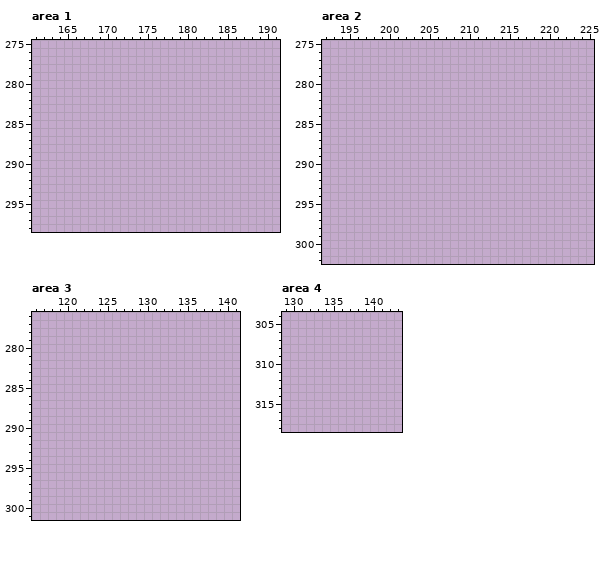
File history of a pixel-art file, assets/spritesheet.aseprite. That is the earlier state.
800x400 pixels, 1 frame. Colours within 5 levels of each other are drawn and written as one. Shown: area 1: x 161..191, y 275..298; area 2: x 192..225, y 275..302; area 3: x 116..141, y 276..301; area 4: x 129..143, y 304..318. The commit also changed other parts of the picture, which this record leaves out.
Now the later version:
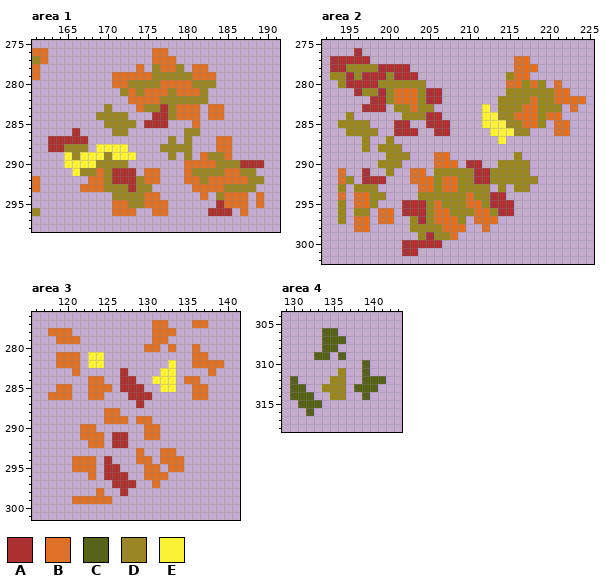
Palette (. is transparent): A #ac3232  B #df7126  C #58631a  D #9a8622  E #fbf236
From old to new:
--- area 1, layer "Layer 6"
@@ x 161..191 @@
 275 ...............................
-276 ...............................
-277 ...............................
-278 ...............................
-279 ...............................
-280 ...............................
-281 ...............................
-282 ...............................
-283 ...............................
-284 ...............................
-285 ...............................
-286 ...............................
-287 ...............................
-288 ...............................
-289 ...............................
-290 ...............................
-291 ...............................
-292 ...............................
-293 ...............................
-294 ...............................
-295 ...............................
-296 ...............................
+276 BB.............BB..............
+277 DB.............BBB.............
+278 B............B.DBBD.BB.........
+279 B.........BBBBBDDDDDBBB........
+280 ..........BBDDDDBBBBDDD........
+281 ...........DBDBBBDBBBD.........
+282 ............BBBBDDDDDD.........
+283 .........D...BDDADBBB.BB.......
+284 ........DDDD...AADBBB.BB.......
+285 .........DDDD.AAA...B..........
+286 .....A....DD.......DD..........
+287 ..AAAAA..........D.D...BB......
+288 ..AADDD.EEEE....DDDD...BB......
+289 ....EDEEEDEEE....D.D.BDDB......
+290 ....EEEEDDDD.......BBBBDDDAAA..
+291 .....EDDBDAAA.BB...BDDDDBBDD...
+292 B......BBDAAADBB...BBDBBBBBDD..
+293 B.....BBBDDDADD.....BBBBDDDD...
+294 ..........DDDDBB.....B.DBBB.B..
+295 ..........BBDDBBB......ABBB.B..
+296 D.........BBB..BB.....AAA.B....
 297 ...............................
--- area 2, layer "Layer 6"
@@ x 192..225 @@
 275 ..................................
-276 ..................................
-277 ..................................
-278 ..................................
-279 ..................................
-280 ..................................
-281 ..................................
-282 ..................................
-283 ..................................
-284 ..................................
-285 ..................................
-286 ..................................
-287 ..................................
-288 ..................................
-289 ..................................
-290 ..................................
-291 ..................................
-292 ..................................
-293 ..................................
-294 ..................................
-295 ..................................
-296 ..................................
-297 ..................................
-298 ..................................
-299 ..................................
-300 ..................................
-301 ..................................
+276 ....A.............................
+277 .AAAAA..................BB........
+278 .AADDDDAAAA.............BBB.......
+279 .DDADAAADAAA...........DBB........
+280 ..DAAAADDDDDD..........BBDBD.B....
+281 ....ADDADBBBDAA........DDDDDDBB...
+282 ......AADBBBDAA.......DDDDBDDBBBB.
+283 .....AAA.DDBDD......E.DDDBBDDD.B..
+284 ...D......DDDAA.....EEDDBBBDBB....
+285 ..DDDD...AA..AAA....EEEDDBBD.BB...
+286 ...DDDD..AAA..AA.....EEEDD...BB...
+287 .....D..D.............E...........
+288 .....D.DDD........................
+289 ........DDD...BB........D.........
+290 .......DDD....BBB.AA..DDDD........
+291 ..B..A..D..BB.DDDDDAADDDDD........
+292 ..BD.AAA...BBBDBBDDAADDDDDD.......
+293 ..D.DDD.....BBDBBDDDD.D.DD........
+294 ..B.BBDD....DDDDDDBDDAA...........
+295 ..D.BBD...AAADBDDDBBDAAA..........
+296 ..D.DD.BB.AAADBBDDDBBDAA..........
+297 ..D.BB.BB..DADBBBD.BBB............
+298 ....BB.....DDDDBBB..B.............
+299 ............DADDB.................
+300 ..........AAAAA...................
+301 ..........AA......................
 302 ..................................
--- area 3, layer "Layer 6"
@@ x 116..141 @@
 276 ..........................
-277 ..........................
-278 ..........................
-279 ..........................
-280 ..........................
-281 ..........................
-282 ..........................
-283 ..........................
-284 ..........................
-285 ..........................
-286 ..........................
-287 ..........................
-288 ..........................
-289 ..........................
-290 ..........................
-291 ..........................
-292 ..........................
-293 ..........................
-294 ..........................
-295 ..........................
-296 ..........................
-297 ..........................
-298 ..........................
-299 ..........................
+277 ...............BB...BB....
+278 ..BBB..........BBB........
+279 ...BBB.........BB.........
+280 ..............BB.B..B.....
+281 ...BBB.EE...........BB....
+282 ...BBB.EE........E..BBBB..
+283 .....B.....A....EE....B...
+284 .......BB..AA..EEE.BB.....
+285 ...BB..BBB.AAA..EE..BB....
+286 ..BBB..BB...AAA.....BB....
+287 .............A............
+288 .........BB...............
+289 .........BBB.BB...........
+290 ......BB......BB..........
+291 ......BBB.AA..BB..........
+292 .......BB.AA..............
+293 .............B..BB........
+294 .....BBB.A...BB.BBB.......
+295 .....BBB.AA...BB.BB.......
+296 .......B.AAA..BBB.........
+297 ..........AAA..B..........
+298 ........B..A..............
+299 .....BBBBB................
 300 ..........................
--- area 4, layer "Layer 6"
@@ x 129..143 @@
 305 ...............
-306 ...............
-307 ...............
-308 ...............
-309 ...............
-310 ...............
-311 ...............
-312 ...............
-313 ...............
-314 ...............
-315 ...............
-316 ...............
+306 .....CC........
+307 .....CCC.......
+308 .....CC........
+309 ....CC.C.......
+310 ..........C....
+311 .......D..C....
+312 .C....DD..CCC..
+313 .CC..DDD.CCC...
+314 .CCC..DD..C....
+315 ..CCC..........
+316 ...C...........
 317 ...............
